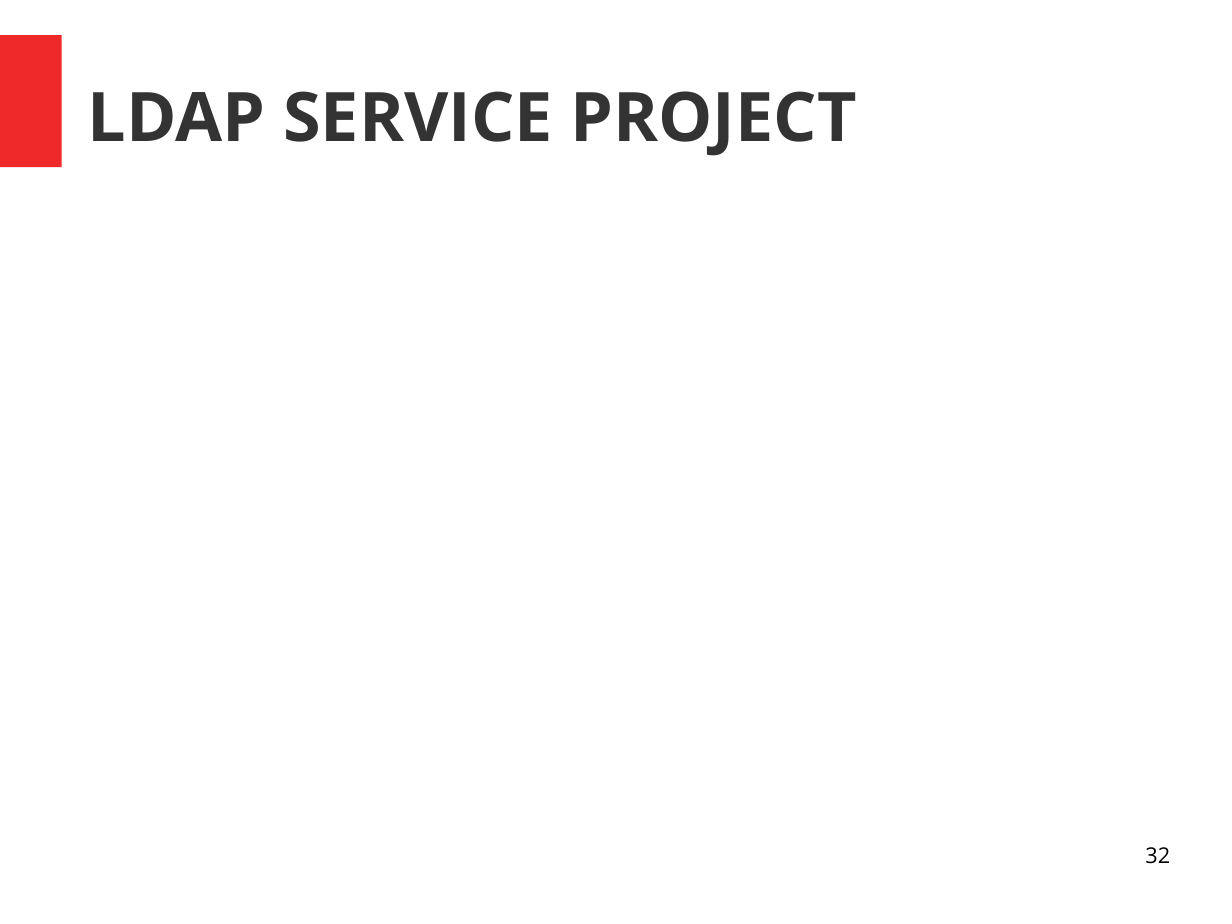
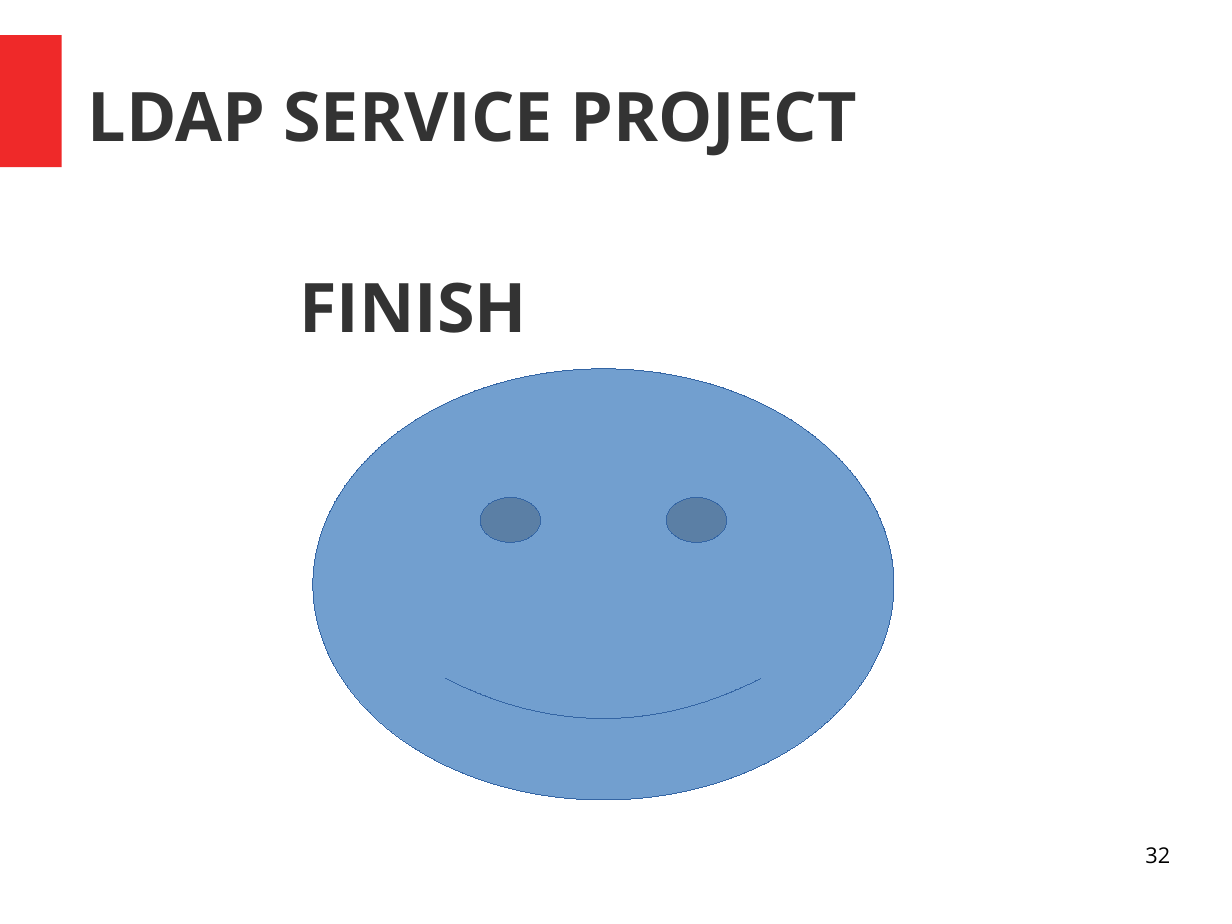
Before and after one commit to parveen1/project-parveen, a slide deck: slide 32 of project_parveen.odp. Drawn at 1232x924 pixels with LibreOffice and Linux fonts; fonts in the diff are those of the drawing. Boxes give left, top, right and bottom in pixels: in the first picture for what was removed or moved away, otherwise in the second. Text is boxed around its words. In the diff, an @@ line names an element or a change of style, - is before the commit and + after.

```diff
--- a/project_parveen.odp
+++ b/project_parveen.odp
@@ text added at bbox=[299, 282, 527, 333], 44 pt, text #333333, bold @@
+      FINISH
@@ smiley face added at bbox=[313, 369, 894, 800], fill #729FCF, outline #3465A4 0 pt @@
```
Also in this commit, not shown: 10 other slides changed, 3 other files.
